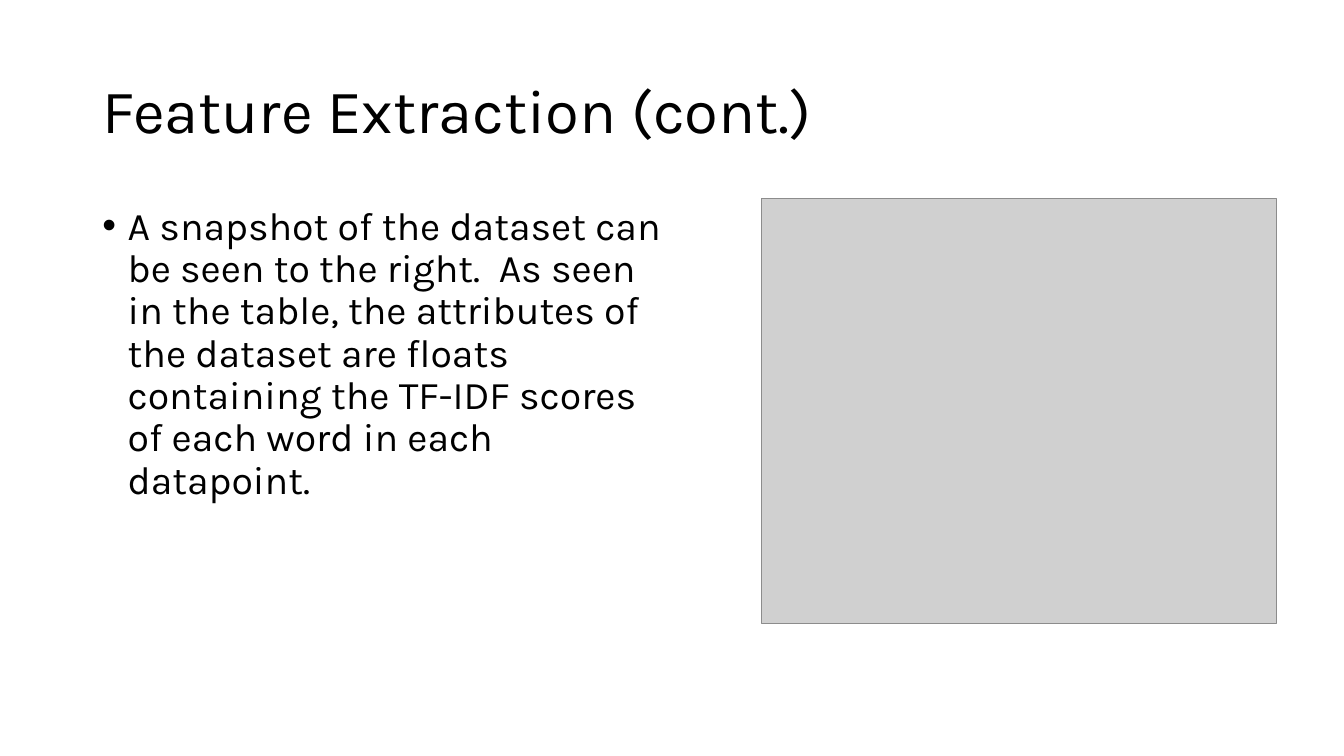
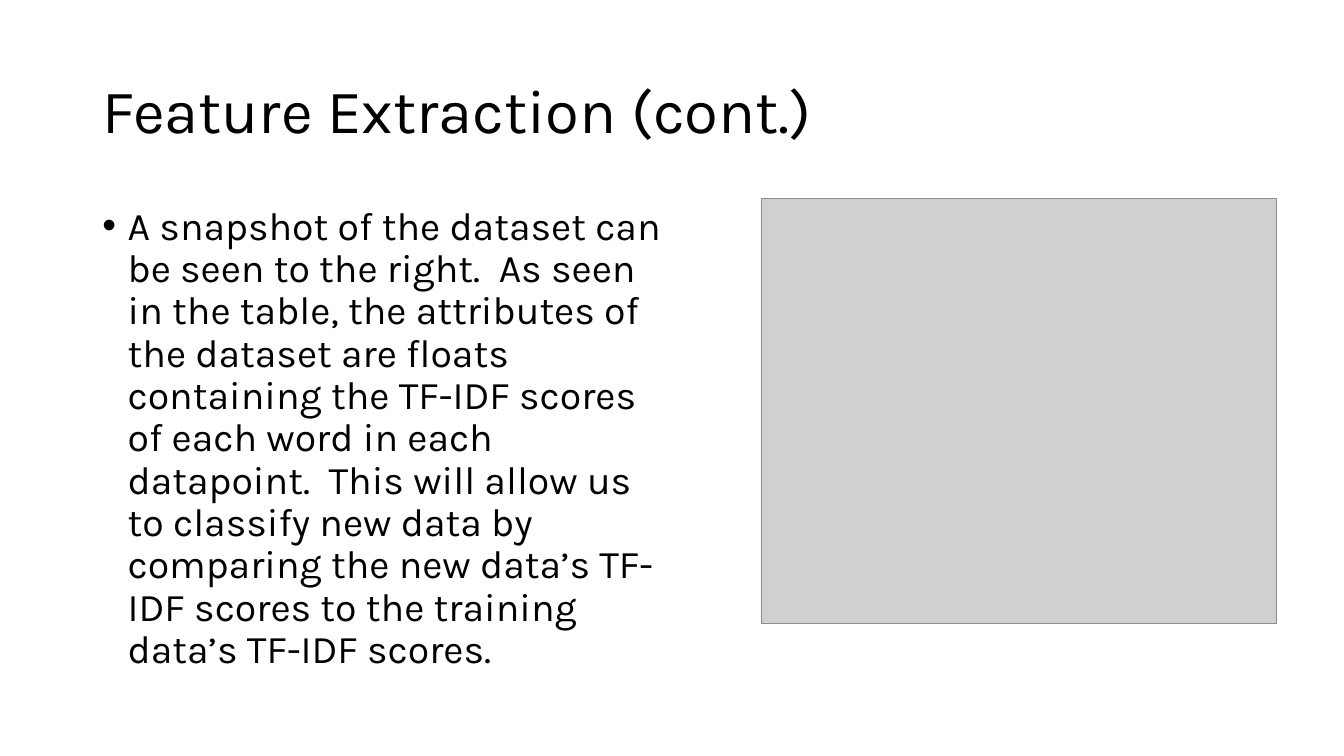
Before and after one commit to RhettHill/Cmps-4700-Project, a slide deck: slide 8 of ChatBLT_ProjectReport.pptx. Drawn at 1344x756 pixels with LibreOffice and Linux fonts; fonts in the diff are those of the drawing; grey boxes stand for pictures. Boxes give left, top, right and bottom in pixels: in the first picture for what was removed or moved away, otherwise in the second. Text is boxed around its words. In the diff, an @@ line names an element or a change of style, - is before the commit and + after.

```diff
--- a/ChatBLT_ProjectReport.pptx
+++ b/ChatBLT_ProjectReport.pptx
@@ text at bbox=[128, 213, 660, 664]: text changed @@
-• A snapshot of the dataset can be seen to the right. As seen in the table, the attributes of the dataset are floats containing the TF-IDF scores of each word in each datapoint.
+• A snapshot of the dataset can be seen to the right. As seen in the table, the attributes of the dataset are floats containing the TF-IDF scores of each word in each datapoint. This will allow us to classify new data by comparing the new data’s TF-IDF scores to the training data’s TF-IDF scores.
```
Also in this commit, not shown: 3 other slides changed, 3 slides added, 2 other files.
